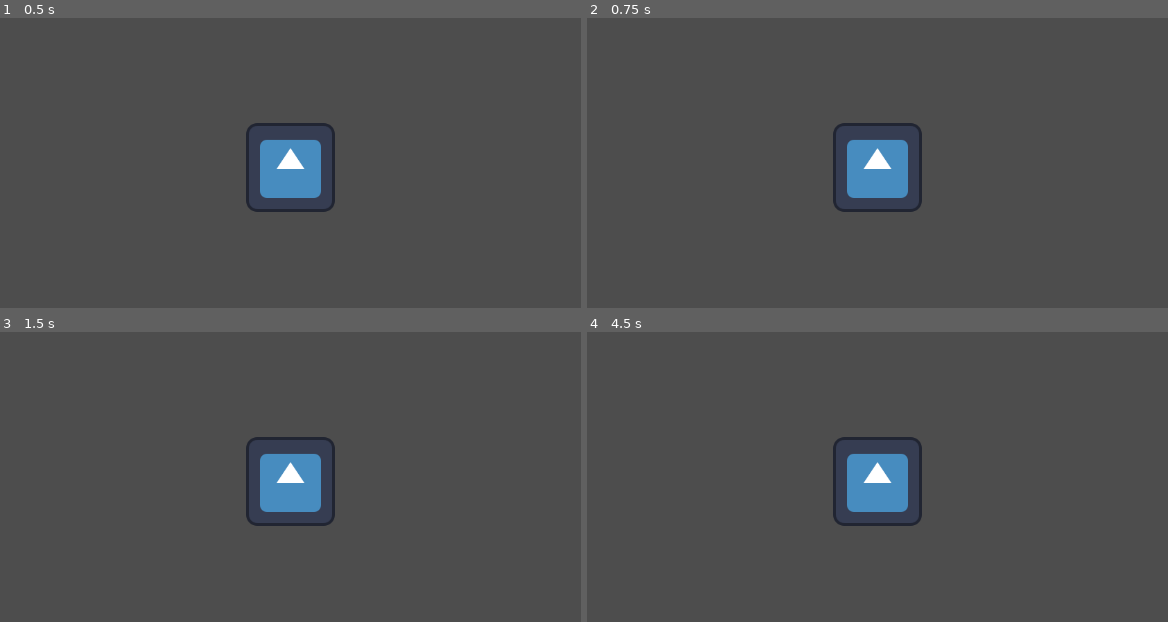
Above: before the commit, frames 1-4 (two rows, left to right).
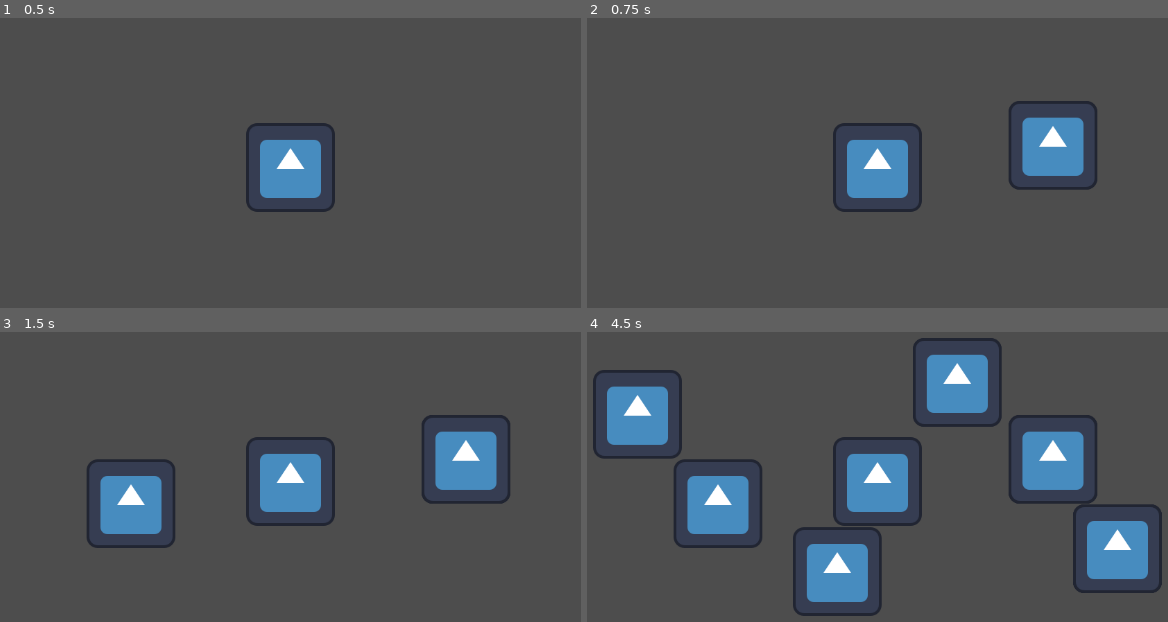
Above: after the commit, the same moments.

Repository: icebear-mc/Genesis
Game: Godot game, scene res://scenes/world.tscn
Two runs of this game, one before a commit and one after it. Both use one fixed random seed, a clock stepped at 60 frames per second and the inputs below. The engine's default icon, where the game draws it, is replaced by a stand-in: a white triangle on a blue panel in a dark square.
Inputs (mouse positions are in pixels of both pictures, inside the frame that each line leads up to):
- Up to frame 1 (0.5 s): no input
- Up to frame 2 (0.75 s): tap Enter (ui_accept) at 0.5, 0.6 s; move the mouse to (1051, 145) at 0.52 s; click (1051, 145) at 0.67 s
- Up to frame 3 (1.5 s): tap Enter (ui_accept) at 0.77, 1.07, 1.25 s; drag from (127, 503) to (249, 572) at 1.27 s
- Up to frame 4 (4.5 s): tap Enter (ui_accept) at 2, 2.1, 2.75, 3.5, 3.6, 3.77, 4.07, 4.25 s; move the mouse to (958, 381) at 2.02 s; click (958, 381) at 2.17 s; drag from (836, 572) to (639, 413) at 2.77 s; move the mouse to (1115, 549) at 3.52 s; click (1115, 549) at 3.67 s; drag from (639, 413) to (755, 369) at 4.27 s

Frame 1 is identical in both runs. In frame 2, 2.7% of the frame differs, in the area x 72-88%, y 28-60%; in frame 3, 5.4%; in frame 4, 16%, in the area x 1-99%, y 2-98%.

Commit message:
Factory Spawner!
added world script, added function to spawn factorys with "ui_accept"

Diff:
--- a/project.godot
+++ b/project.godot
@@ -11,7 +11,7 @@
 [application]
 
 config/name="Genesis"
-config/version="0.1.2"
+config/version="0.1.3"
 run/main_scene="uid://cxwoig5vohwof"
 config/features=PackedStringArray("4.6", "GL Compatibility")
 config/icon="res://assets/icons/icon.svg"
--- a/scenes/world.tscn
+++ b/scenes/world.tscn
@@ -1,11 +1,14 @@
 [gd_scene format=3 uid="uid://cxwoig5vohwof"]
 
+[ext_resource type="Script" uid="uid://cdocl7iddro7f" path="res://scripts/world.gd" id="1_4wyf3"]
 [ext_resource type="Script" uid="uid://bc322lg8cao7v" path="res://scripts/camera.gd" id="1_nnsk1"]
 [ext_resource type="PackedScene" uid="uid://i1llvpr4t60a" path="res://scenes/factory.tscn" id="2_rwgxs"]
 
 [node name="World" type="Node2D" unique_id=1580335908]
+script = ExtResource("1_4wyf3")
 
 [node name="Camera" type="Camera2D" parent="." unique_id=550772349]
+scale = Vector2(-10.148525, 20.427828)
 limit_enabled = false
 position_smoothing_enabled = true
 position_smoothing_speed = 16.0
--- /dev/null
+++ b/scripts/world.gd
@@ -0,0 +1,12 @@
+extends Node2D
+
+var Factory := preload("res://scenes/factory.tscn")
+
+func spawn_factory(position: Vector2):
+	var factory_instance = Factory.instantiate()
+	factory_instance.position = position
+	add_child(factory_instance)
+
+func _process(delta: float) -> void:
+	if Input.is_action_just_pressed("ui_accept"):
+		spawn_factory(get_global_mouse_position())
Not shown, added: scripts/world.gd.uid
